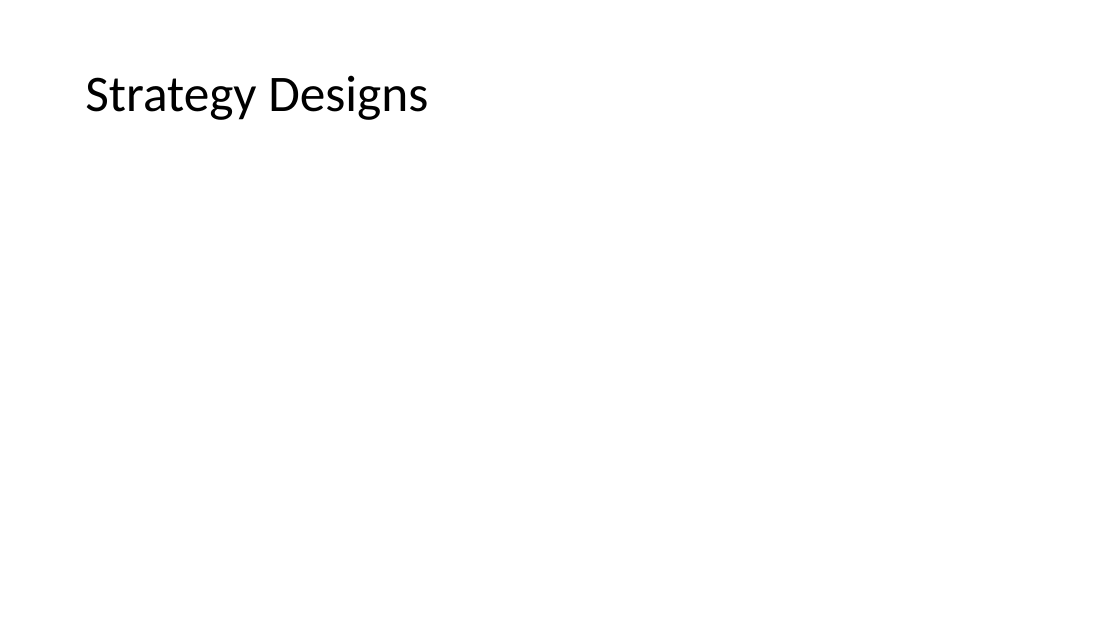
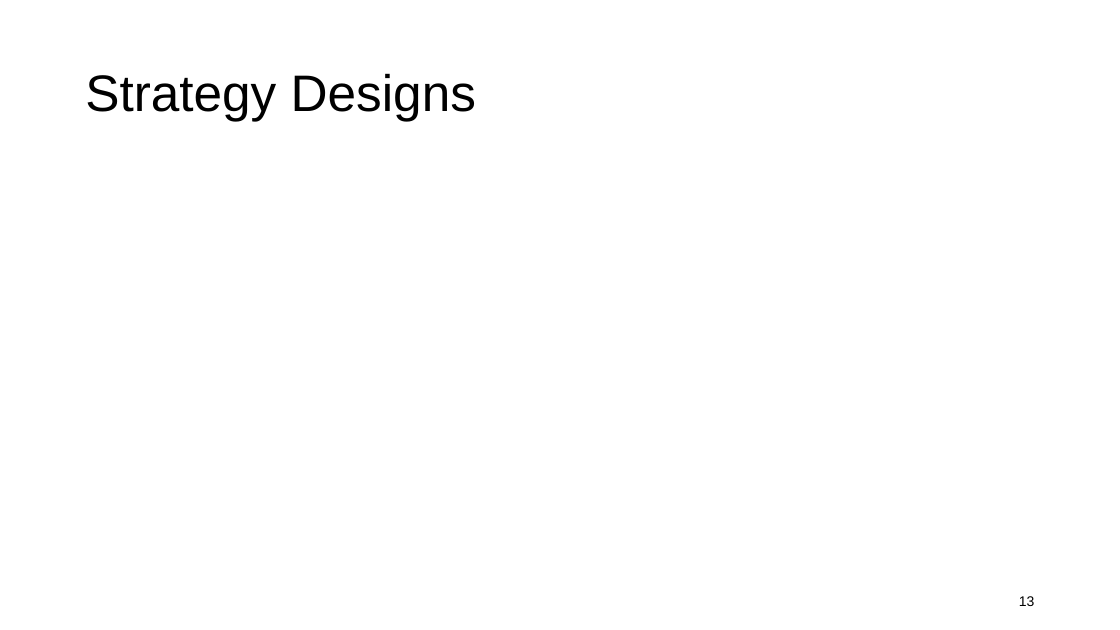
Before and after one commit to kawin7538/ds_hospital_project, a slide deck: slide 13 of memo_presentation/memo.pptx (slide 12 before the commit). Drawn at 1120x630 pixels with LibreOffice and Linux fonts; fonts in the diff are those of the drawing. Boxes give left, top, right and bottom in pixels: in the first picture for what was removed or moved away, otherwise in the second. Text is boxed around its words. In the diff, an @@ line names an element or a change of style, - is before the commit and + after.

```diff
--- a/memo_presentation/memo.pptx
+++ b/memo_presentation/memo.pptx
@@ title "Strategy Designs" at (x1=85, y1=73, x2=476, y2=121): font Calibri to Arial @@
@@ page number added at (x1=1019, y1=596, x2=1035, y2=606), 12 pt, text #000000 @@
+13
```
Also in this commit, not shown: 12 other slides changed, 2 slides added, 1 slide removed, 5 other files.
